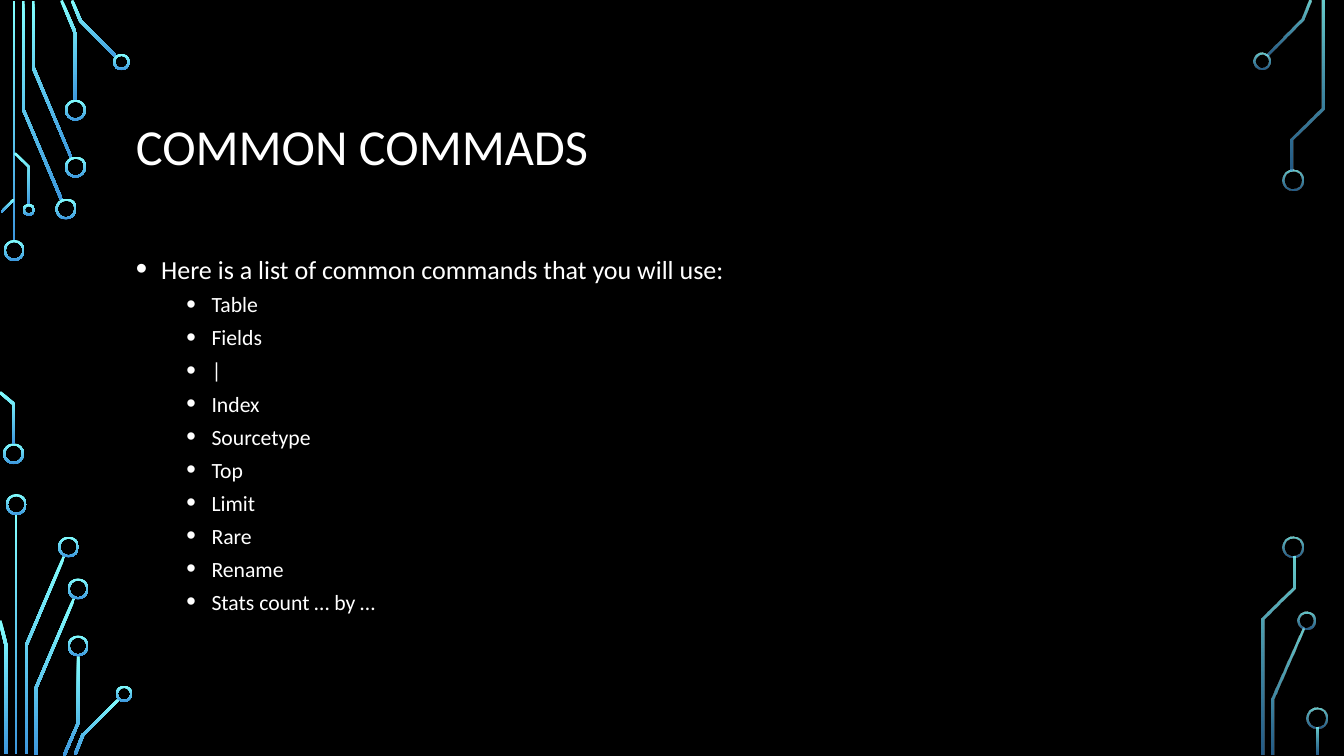
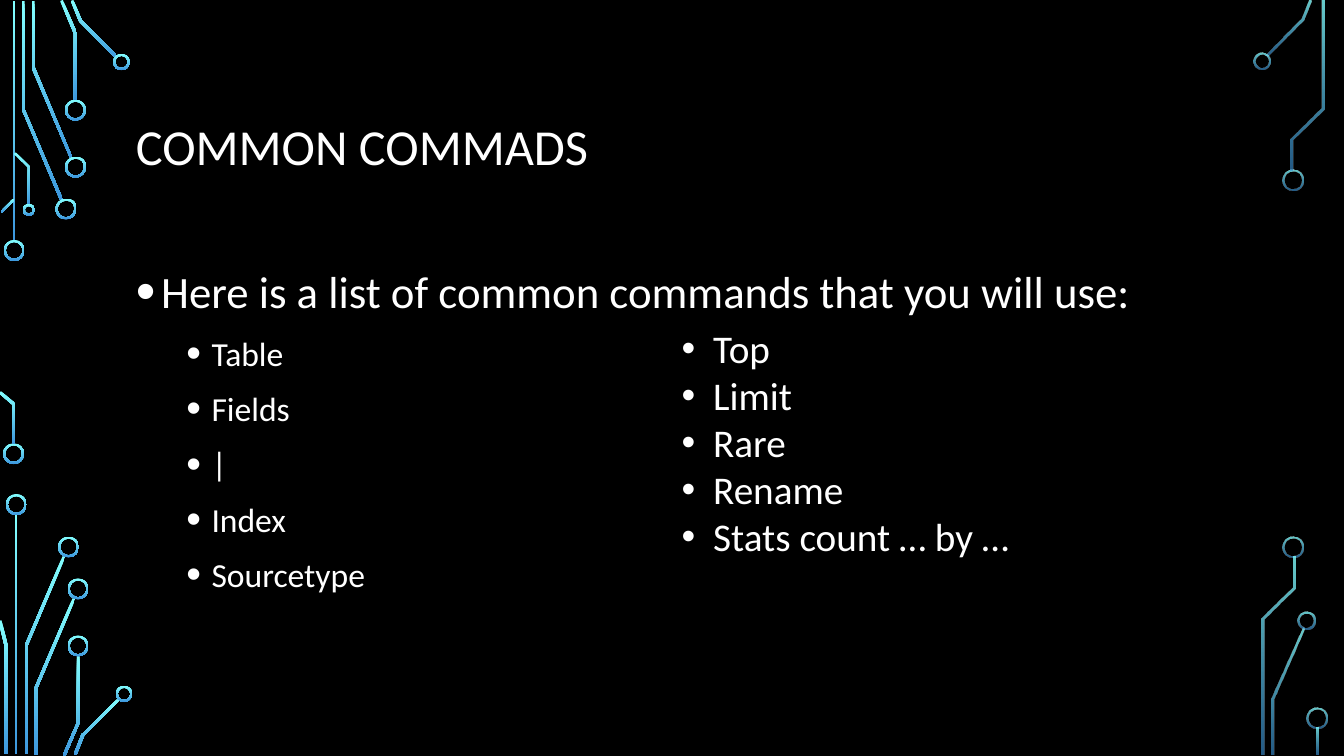
Before and after one commit to quickconnor/Group-6-Network-Investigation, a slide deck: slide 9 of Workshop 6 (1).pptm. Drawn at 1344x756 pixels with LibreOffice and Linux fonts; fonts in the diff are those of the drawing; background and template pictures are left out. Boxes give left, top, right and bottom in pixels: in the first picture for what was removed or moved away, otherwise in the second. Text is boxed around its words. In the diff, an @@ line names an element or a change of style, - is before the commit and + after.

```diff
--- a/Workshop 6 (1).pptm
+++ b/Workshop 6 (1).pptm
@@ text "Here is a list of ..." at (161,277,1129,593): size 18.6 to 32 pt in "Here is a list of common commands ..."; size 15.5 to 24 pt in "Table", "Fields", "|", "Index" and 1 more places; line spacing 1 to 1.2 @@
@@ text added at (713,338,973,558), 28 pt, text #FFFFFF @@
+• Top
+• Limit
+• Rare
+• Rename
+• Stats count … by …
@@ text at (212,464,355,614): paragraphs removed @@
-  • Top
-  • Limit
-  • Rare
-  • Rename
-  • Stats count … by …
```
Also in this commit, not shown: 1 other slide changed.
